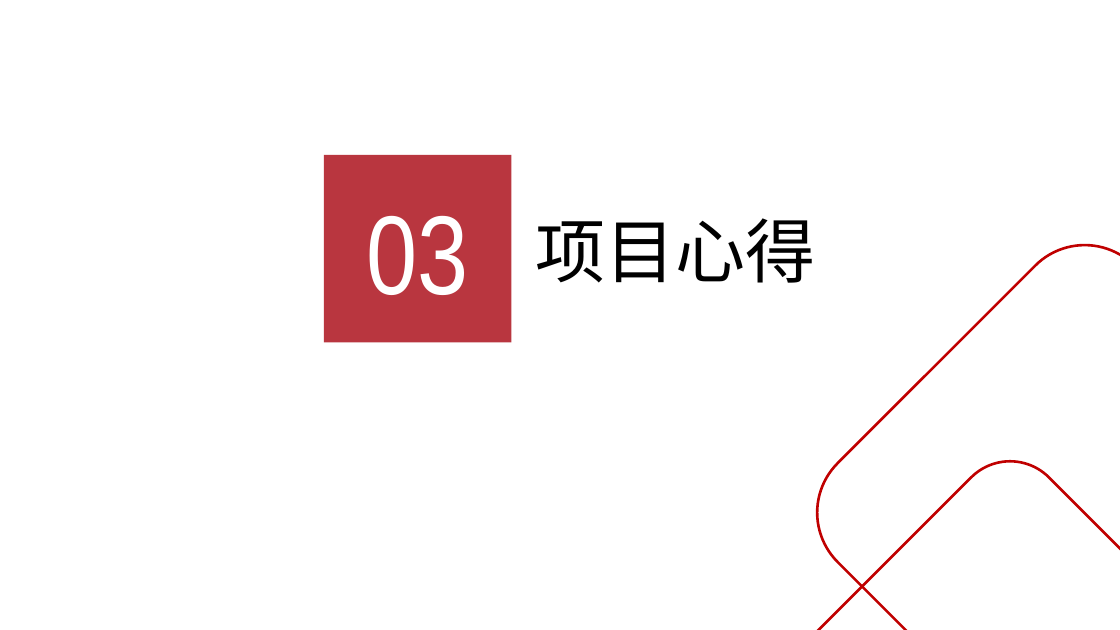
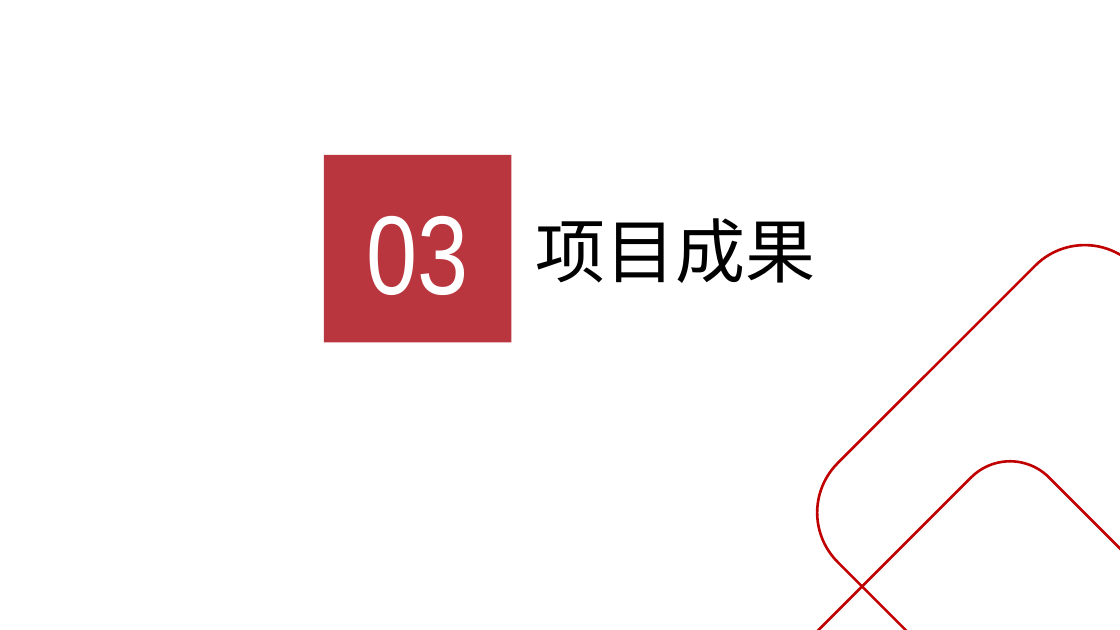
Before and after one commit to GuoXinjian/Python, a slide deck: slide 10 of KTS结案_V0.1.pptx (slide 9 before the commit). Drawn at 1120x630 pixels with LibreOffice and Linux fonts; fonts in the diff are those of the drawing; background and template pictures are left out. Boxes give left, top, right and bottom in pixels: in the first picture for what was removed or moved away, otherwise in the second. Text is boxed around its words. In the diff, an @@ line names an element or a change of style, - is before the commit and + after.

```diff
--- a/KTS结案_V0.1.pptx
+++ b/KTS结案_V0.1.pptx
@@ text at (535, 218, 815, 283): text changed @@
-项目心得
+项目成果
```
Also in this commit, not shown: 2 other slides changed, 7 slides added, 7 slides removed.
